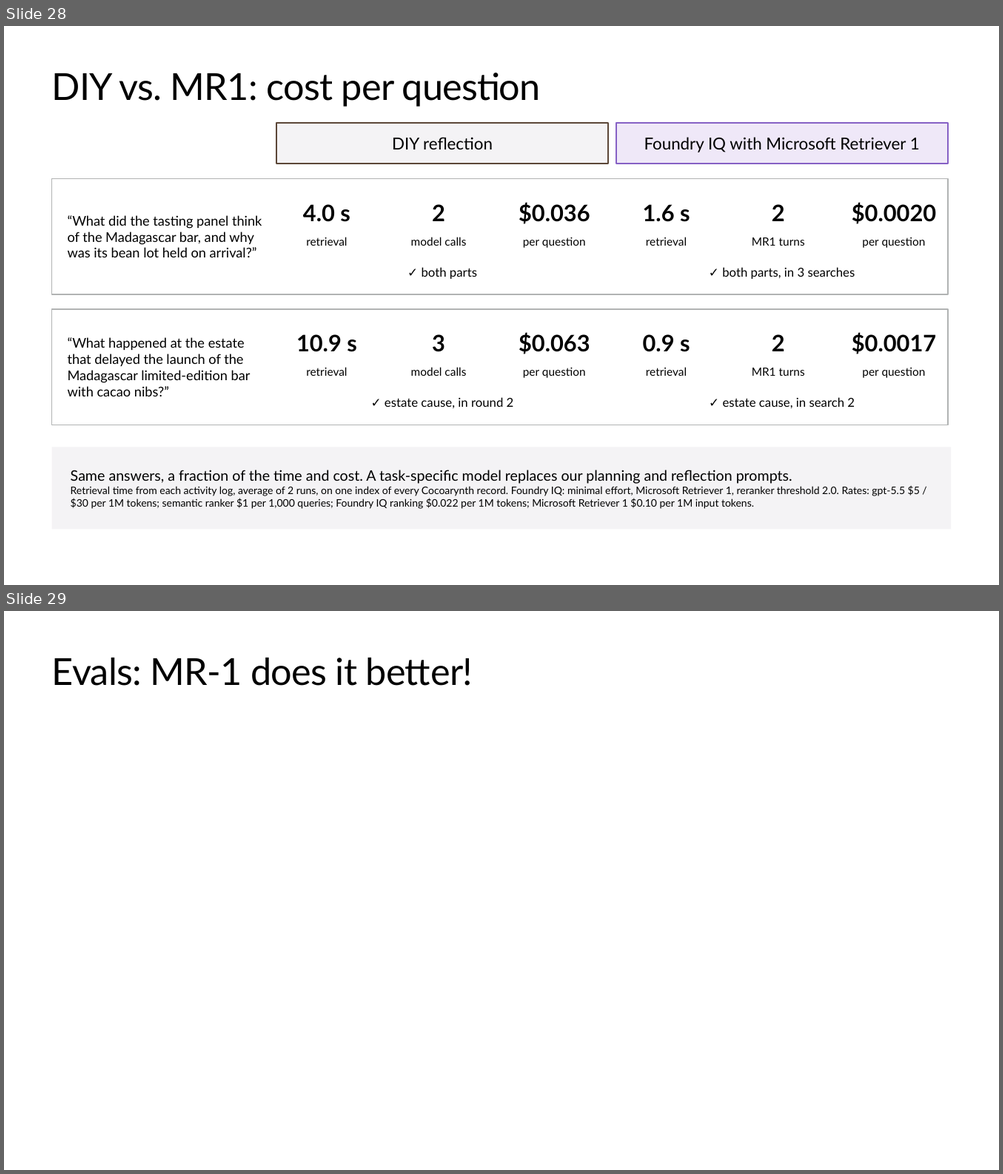
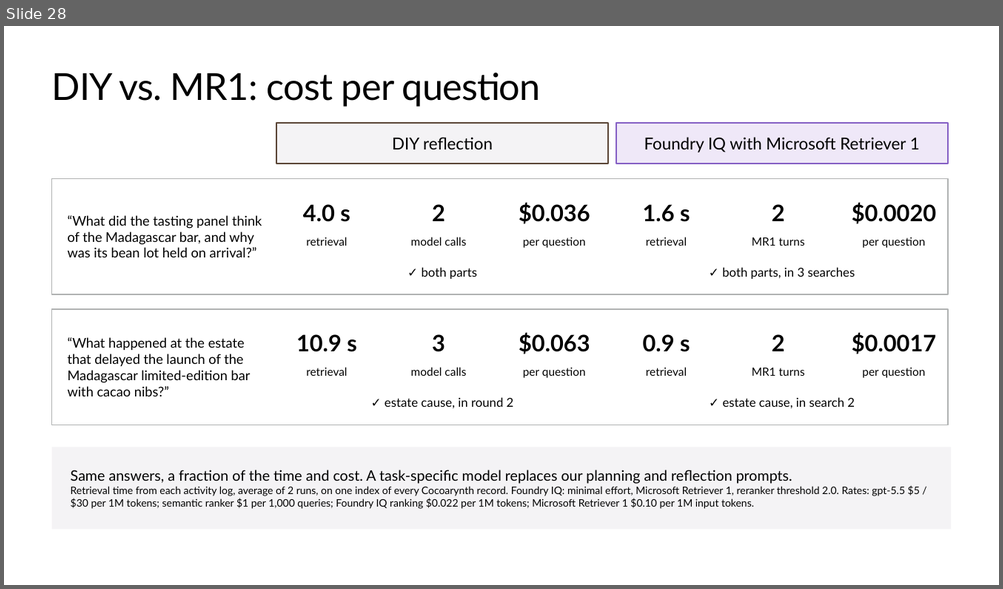
Before and after one commit to microsoft/ignite26-BRK300-building-agentic-retrieval-from-diy-to-foundry-iq, a slide deck: IgniteBRK300-WorkingDeck.pptx. Shown one above the other, each under a label of ours: slides 28 and 29 before the commit, slide 28 after it. The pictures are 1003x1174 and 1003x589 pixels, drawn with LibreOffice and Linux fonts; fonts in the diff are those of the drawing; background and template pictures are left out. Boxes give left, top, right and bottom in pixels: in the first picture for what was removed or moved away, otherwise in the second. Text is boxed around its words. In the diff, an @@ line names an element or a change of style, - is before the commit and + after.

```diff
--- a/IgniteBRK300-WorkingDeck.pptx
+++ b/IgniteBRK300-WorkingDeck.pptx
@@ slide 29 removed at (x1=4, y1=611, x2=999, y2=1170), background #FFFFFF @@
@@ title removed at (x1=52, y1=658, x2=473, y2=686) @@
-Evals: MR-1 does it better!
```
Also in this commit, not shown: 4 slides changed, 3 slides added, 2 other slides removed, 1 other file.
